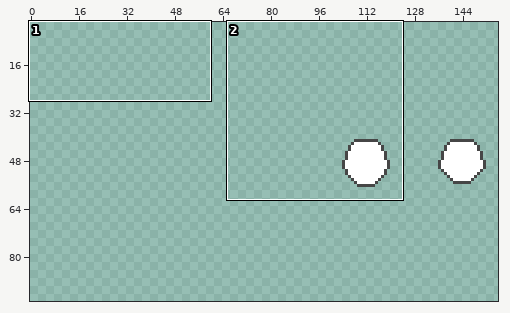
Pixel-art file: assets/Characters/player_heads.aseprite. The picture above shows the old version from afar; the outline marks the close-up.
Close-up. The starting point:
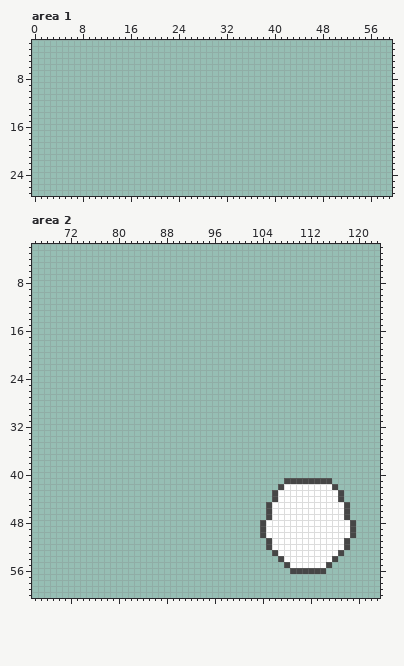
320x320 pixels, 1 frame. Shown: area 1: x 0..59, y 2..27; area 2: x 66..123, y 2..60. The old version is drawn lined up with the new one. The wide view leaves out empty margins. The commit also changed other parts of the picture, which this record leaves out.
Once edited:
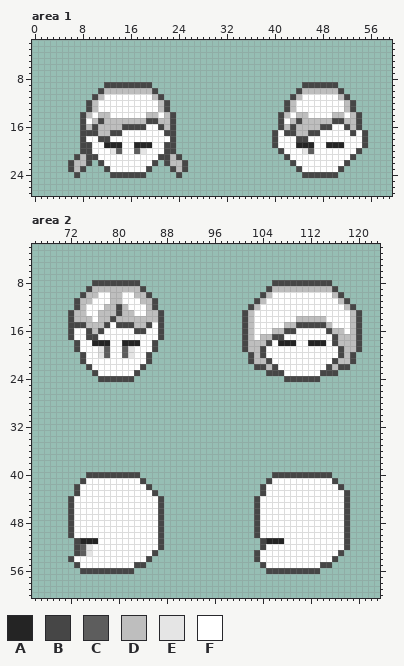
Palette (. is transparent): A #242424  B #464646  C #5d5d5d  D #bebebe  E #e5e5e5  F #ffffff
Difference:
whole drawing moved by +96,+33 (the old picture is shown already moved)
Changed rows in their new state; - is an unchanged pixel.
Area 1:
first column x 6:
 9 ------BBBBBBBB-------------------------BBBBBB-----
10 -----BDDDDDDDDB-----------------------BDDDDDDB----
11 ----BDFFFFFFFFDB---------------------BDFFFFFFDB---
12 ---BDFFFFFFFFFFDB-------------------BDFFFFFFFFDB--
13 ---BDFFFFFFFFFFDB-------------------BDFFFFFFFFDB--
14 --BDFDDFFFFFFDDFDB-----------------BDFDDFFFFDDFDB-
15 --BFDBDDDDDDDBBDDB-----------------BFDBDDDDDBBDDB-
16 --BDBDDDDBBBBFFBDB-----------------BDBDDDDBBFFBDB-
17 --BBBDDBBFFFFFFFBB----------------BFBBDDBBFFFFFBFB
18 --BFFBBFFFFFFFFFFB----------------BFFFBBFFFFFFFFFB
19 --BBFFAAAFFAAAFFBB----------------BFFFAAAFFAAAFFFB
20 --BBFFFECFFCEFFFBB-----------------BFFFECFFFFFFFB-
21 -BDBBFFFFFFFFFFBBDB-----------------BFFFFFFFFFFB--
22 BDDB-BFFFFFFFFB-BDDB-----------------BFFFFFFFFB---
23 BDB---BFFFFFFB---BDB------------------BFFFFFFB----
24 -B-----BBBBBB-----B--------------------BBBBBB-----
Area 2:
first column x 72:
 8 ----BBBBBBBB----------------------BBBBBBBBBB-----
 9 ---BDDDDDDDDB--------------------BDDDDDDDDDDB----
10 --BDDFFDDFFDDB------------------BDFFFFFFFFFFDB---
11 -BDDFFFDDFFFDDB----------------BDFFFFFFFFFFFFDB--
12 -BDFFFDDBDFFFDB---------------BDFFFFFFFFFFFFFFDB-
13 BDDFFDDDBDDFFDDB-------------BDFFFFFFFFFFFFFFFFDB
14 BDDDFDDBDDDDDDDB-------------BDFFFFFFFDDDDDFFFFDB
15 BBBDDDBFBBBDDBFB-------------BDFFFFFDDBBBBBDFFFDB
16 BFFBDBFFFFFBBFFB-------------BDFFFDDBBFFFFFBDDFDB
17 BFFBBFFFFFFFFFFB-------------BDFDDBBFFFFFFFFBDDDB
18 -BFFAAAFFAAAFFB--------------BDDDBFAAAFFAAAFBDDDB
19 -BFFFECFFCEFFFB--------------BDDBFFFFFFFFFFFFBDDB
20 --BFFECFFCEFFB----------------BDBFFFFFFFFFFFFBDB-
21 --BFFFFFFFFFFB----------------BDDBFFFFFFFFFFBDDB-
22 ---BFFFFFFFFB------------------BBDBFFFFFFFFBDBB--
23 ----BFFFFFFB---------------------BBBFFFFFFBBB----
24 -----BBBBBB-------------------------BBBBBB-------
first column x 72:
40 ---BBBBBBBBB----------------------BBBBBBBBBB----
41 --BFFFFFFFFFB--------------------BFFFFFFFFFFB---
42 -BFFFFFFFFFFFB------------------BFFF--------FB--
43 -BFFFFFFFFFFFFB-----------------BFF----------FB-
44 BFFFFFFFFFFFFFFB---------------BFFF----------FB-
45 BFFFFFFFFFFFFFFB---------------BFF--------------
46 BFFFFFFFFFFFFFFB---------------BFF--------------
47 BFFFFFFFFFFFFFFB---------------BFF--------------
48 BFFFFFFFFFFFFFFB---------------BF-------------B.
49 BFFFFFFFFFFFFFFB---------------BF-------------B.
50 BFFFFFFFFFFFFFFB---------------BF-------------B.
51 -BAAAFFFFFFFFFFB----------------BAAA------------
52 -BCEFFFFFFFFFFFB----------------BF--------------
53 -BCEFFFFFFFFFFB----------------BFFF-------------
54 BFFFFFFFFFFFFB-----------------BFFFF------------
55 -BFFFFFFFFFBB-------------------BFFFF-----B-----
56 --BBBBBBBBB----------------------BBBB-----.-----
Where, in picture pixels (left, top, right, bottom), the same in both close-ups:
added: (68, 82, 188, 178)
added: (272, 82, 368, 178)
added: (68, 280, 164, 382)
added: (242, 280, 362, 382)
added: (68, 472, 164, 574)
changed: (254, 472, 356, 574)
